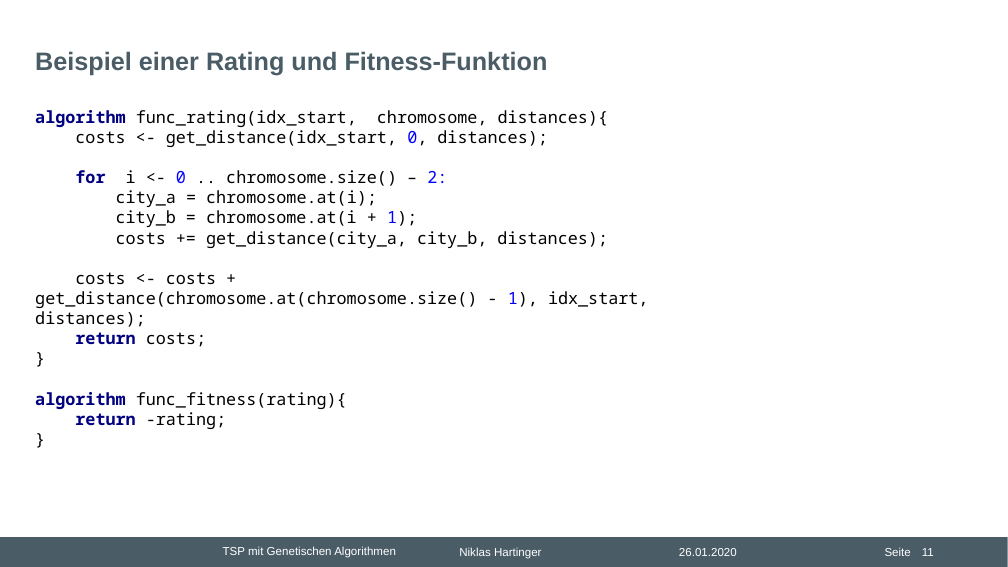
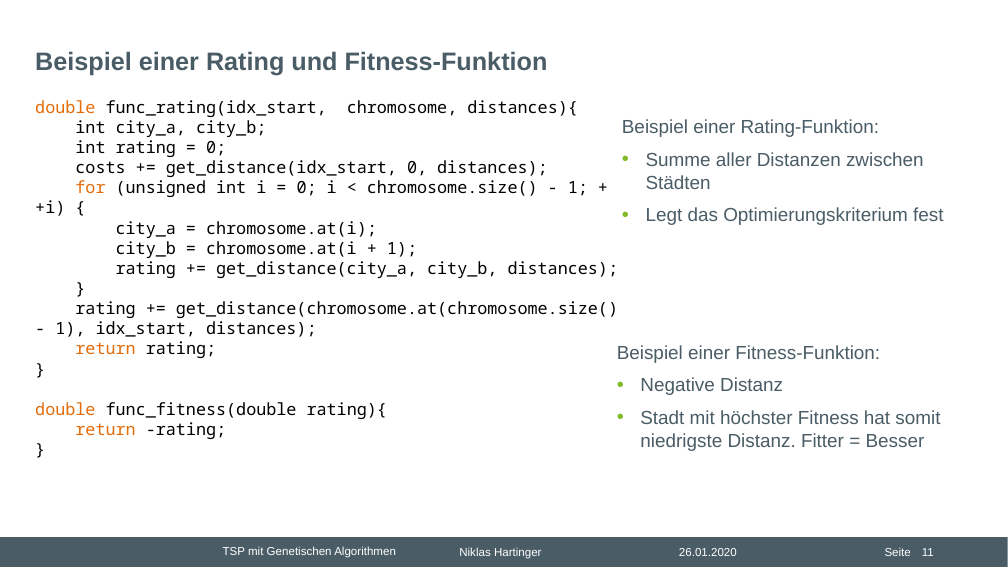
Before and after one commit to nhrt/Genetic-Algorithms, a slide deck: slide 11 of Projektvortrag/Präsentation Projektvortrag.pptx. Drawn at 1008x567 pixels with LibreOffice and Linux fonts; fonts in the diff are those of the drawing; background and template pictures are left out. Boxes give left, top, right and bottom in pixels: in the first picture for what was removed or moved away, otherwise in the second. Text is boxed around its words. In the diff, an @@ line names an element or a change of style, - is before the commit and + after.

```diff
--- a/Projektvortrag/Präsentation Projektvortrag.pptx
+++ b/Projektvortrag/Präsentation Projektvortrag.pptx
@@ text at (x1=35, y1=100, x2=619, y2=439): text changed @@
-algorithm func_rating(idx_start, chromosome, distances){
-costs <- get_distance(idx_start, 0, distances);
-for i <- 0 .. chromosome.size() – 2:
-city_a = chromosome.at(i);
-city_b = chromosome.at(i + 1);
-costs += get_distance(city_a, city_b, distances);
-costs <- costs + get_distance(chromosome.at(chromosome.size() - 1), idx_start, distances);
-return costs;
-}
-algorithm func_fitness(rating){
-return -rating;
-}
+double func_rating(idx_start, chromosome, distances){
+int city_a, city_b;
+int rating = 0;
+costs += get_distance(idx_start, 0, distances);
+for (unsigned int i = 0; i < chromosome.size() - 1; ++i) {
+city_a = chromosome.at(i);
+city_b = chromosome.at(i + 1);
+rating += get_distance(city_a, city_b, distances);
+}
+rating += get_distance(chromosome.at(chromosome.size() - 1), idx_start, distances);
+return rating;
+}
+double func_fitness(double rating){
+return -rating;
+}
@@ text added at (x1=622, y1=119, x2=943, y2=225), 18 pt, text #4A5C66 @@
+Beispiel einer Rating-Funktion:
+• Summe aller Distanzen zwischen Städten
+• Legt das Optimierungskriterium fest
@@ text added at (x1=617, y1=345, x2=940, y2=451), 18 pt, text #4A5C66 @@
+Beispiel einer Fitness-Funktion:
+• Negative Distanz
+• Stadt mit höchster Fitness hat somit niedrigste Distanz. Fitter = Besser
```
Also in this commit, not shown: 6 other slides changed, 1 slide removed.
